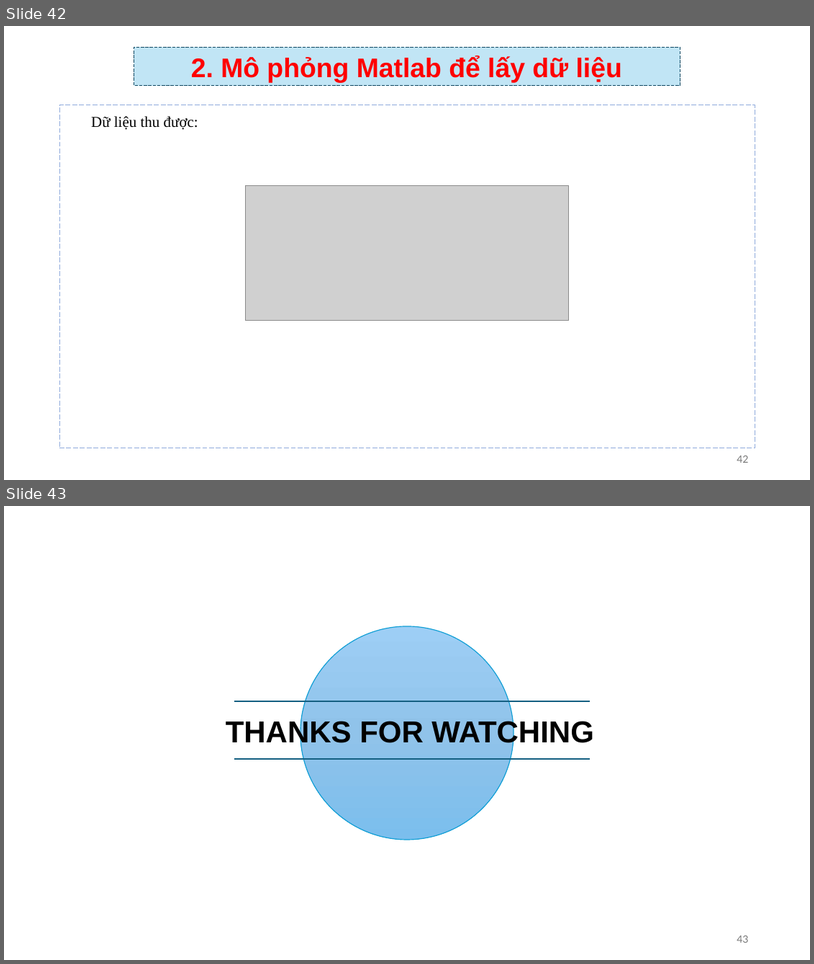
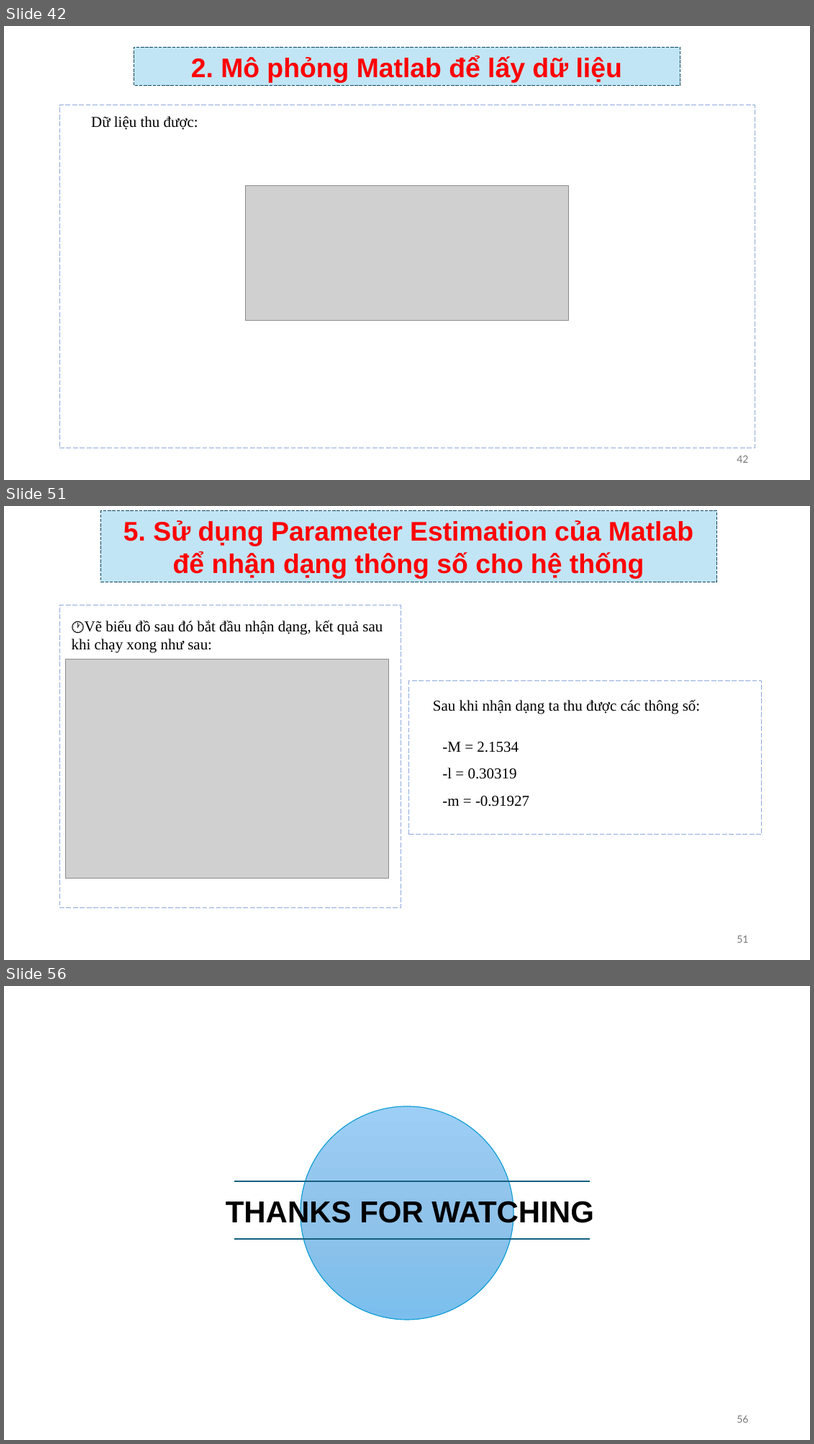
Before and after one commit to TIENPHAT2003/STM32, a slide deck: BaoCaoNhanDang.pptx. Shown one above the other, each under a label of ours: slides 42 and 43 before the commit, slides 42, 51 and 56 after it; the slides between them are not shown. The pictures are 814x964 and 814x1444 pixels, drawn with LibreOffice and Linux fonts; fonts in the diff are those of the drawing; grey boxes stand for pictures; background and template pictures are left out. Boxes give left, top, right and bottom in pixels: in the first picture for what was removed or moved away, otherwise in the second. Text is boxed around its words. In the diff, an @@ line names an element or a change of style, - is before the commit and + after.

Commit message:
Thêm phần nhận dạng thông số vào ppt

```diff
--- a/BaoCaoNhanDang.pptx
+++ b/BaoCaoNhanDang.pptx
@@ slide 51 added at (4,506,810,960), background #FFFFFF @@
@@ rectangle added at (101,511,718,582), fill #C1E5F5, outline #104862 0.75 pt dashed, 32 pt, text #FF0000, bold @@
+5. Sử dụng Parameter Estimation của Matlab để nhận dạng thông số cho hệ thống
@@ freeform shape added at (59,605,401,908), outline #8FAADC 0.75 pt dashed @@
@@ text added at (72,620,383,653), 18 pt, text #000000 @@
+🕐Vẽ biểu đồ sau đó bắt đầu nhận dạng, kết quả sau khi chạy xong như sau:
@@ picture added at (66,659,388,878) @@
@@ freeform shape added at (409,681,762,834), outline #8FAADC 0.75 pt dashed @@
@@ text added at (433,699,700,714), 18 pt, text #000000 @@
+Sau khi nhận dạng ta thu được các thông số:
@@ text added at (442,741,530,806), 18 pt, text #000000 @@
+-M = 2.1534
+-l = 0.30319
+-m = -0.91927
@@ page number added at (737,935,748,942), 12 pt, text #797979 @@
+51
@@ what was slide 43 is now slide 56 @@
@@ page number at (737,1415,748,1422): text changed @@
-43
+56
```
Also in this commit, not shown: 1 slide changed, 12 other slides added, 1 other file.
